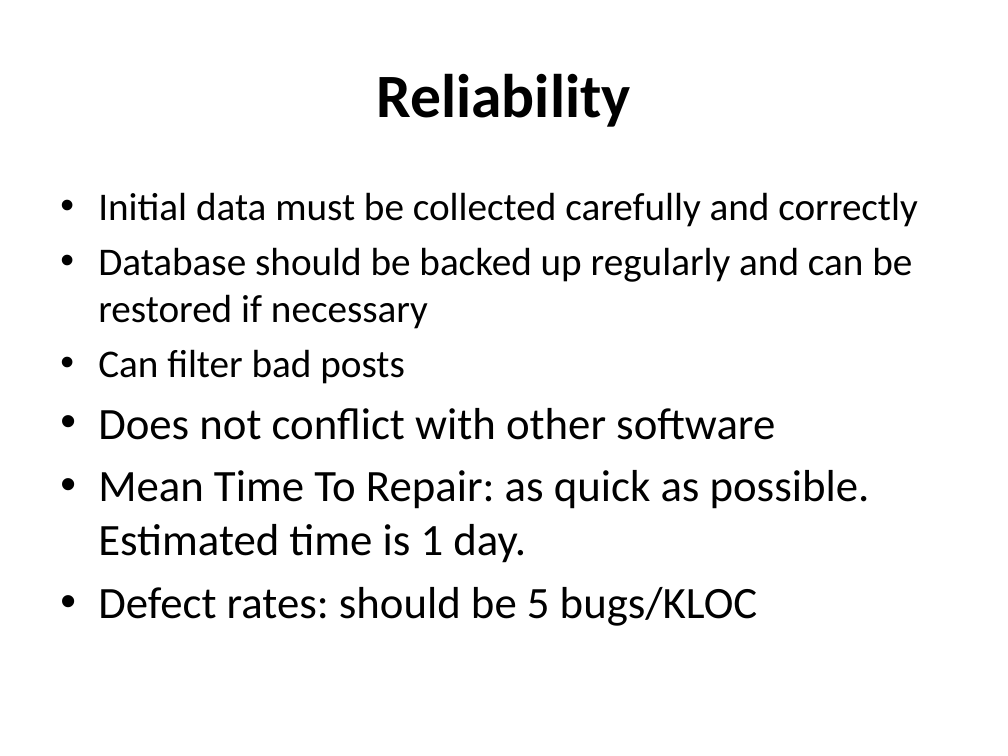
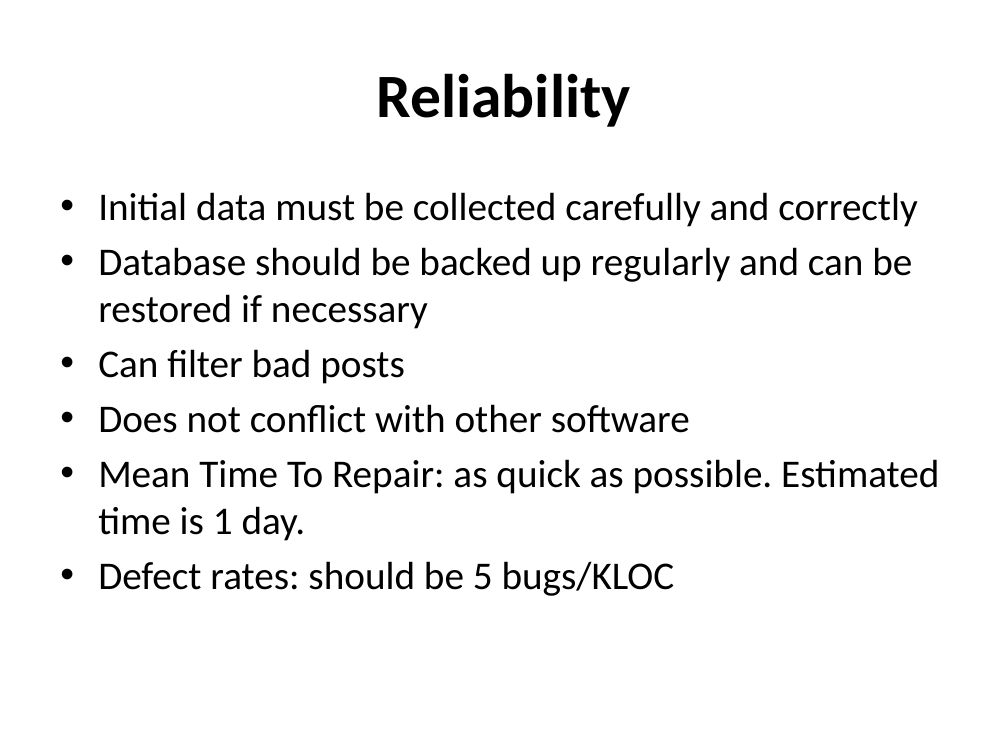
Before and after one commit to hungqcao/Rental-House-Finding, a slide deck: slide 6 of Document/Documentation/Final Document & Report/Non-functional Requirements.pptx (slide 5 before the commit). Drawn at 1008x756 pixels with LibreOffice and Linux fonts; fonts in the diff are those of the drawing. Boxes give left, top, right and bottom in pixels: in the first picture for what was removed or moved away, otherwise in the second. Text is boxed around its words. In the diff, an @@ line names an element or a change of style, - is before the commit and + after.

```diff
--- a/Document/Documentation/Final Document & Report/Non-functional Requirements.pptx
+++ b/Document/Documentation/Final Document & Report/Non-functional Requirements.pptx
@@ text at <box>98,404,939,596</box>: size 32 to 28 pt in "Does not conflict with other software", "Mean Time To Repair: as quick as ...", "Defect rates: should be 5 bugs/KLOC" @@
```
Also in this commit, not shown: 7 other slides changed, 1 slide added.
